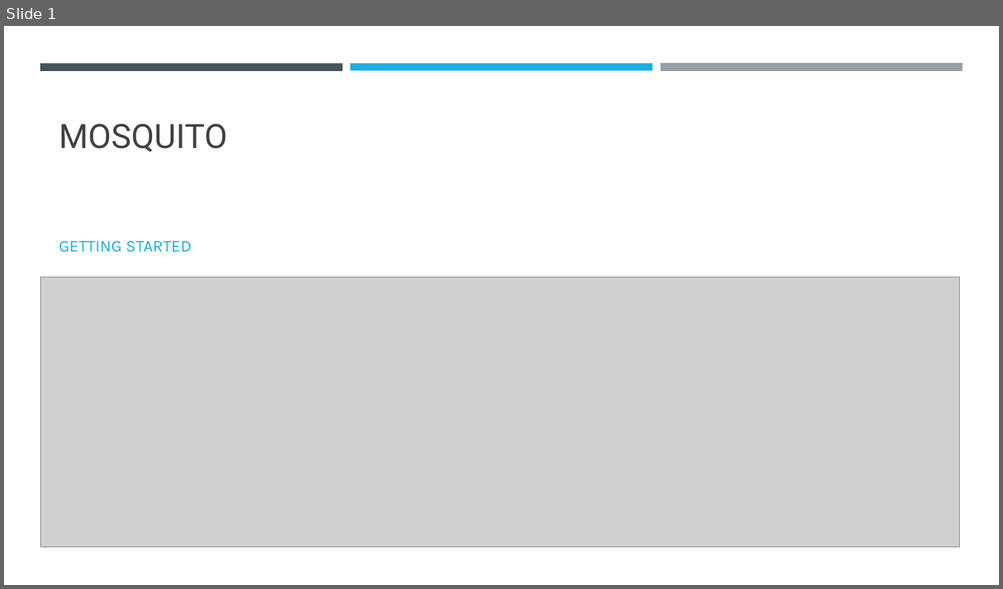
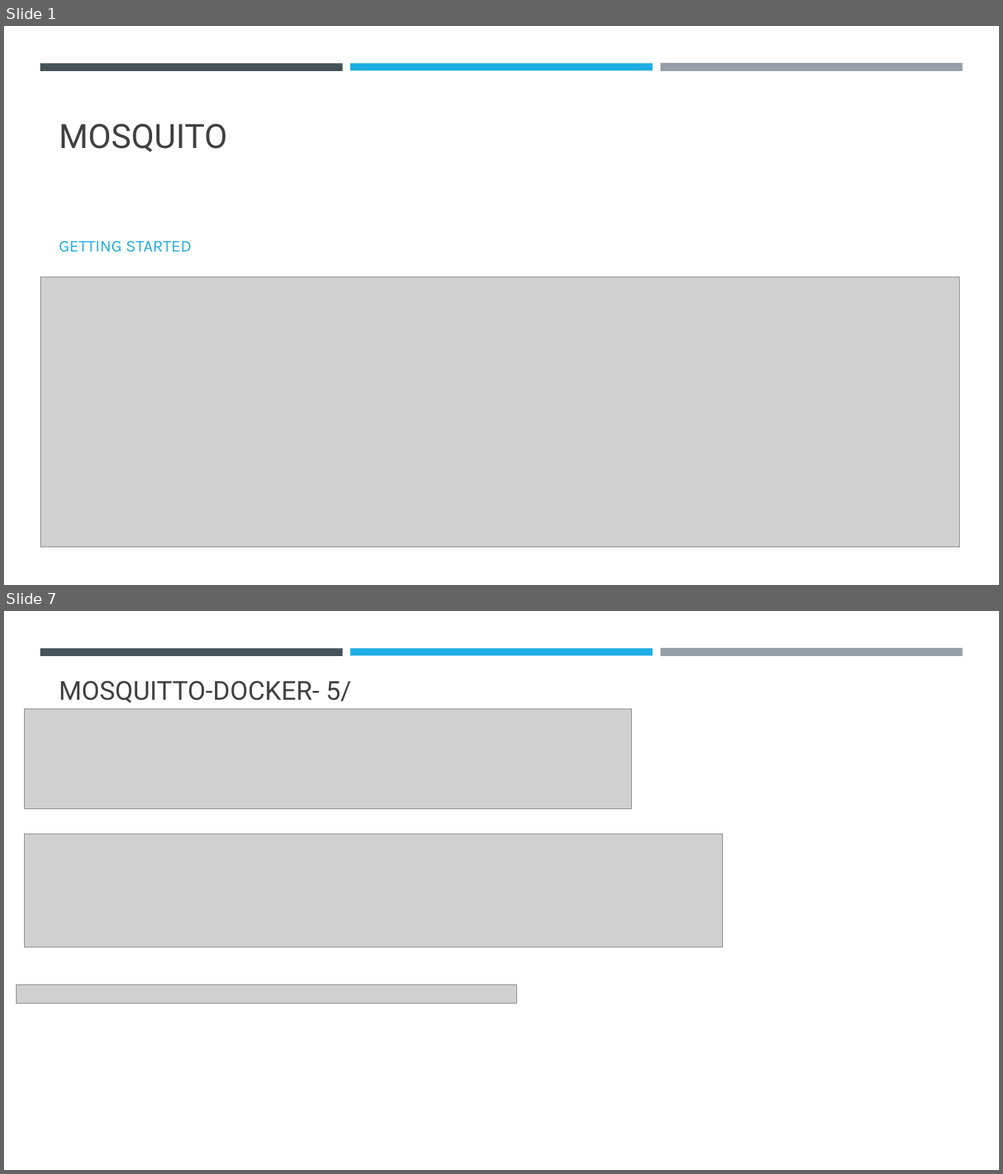
Before and after one commit to sansindia85/mosquitto, a slide deck: Presentation/Mosquitto.pptx. Shown one above the other, each under a label of ours: slide 1 before the commit, slides 1 and 7 after it; the slides between them are not shown. The pictures are 1003x589 and 1003x1174 pixels, drawn with LibreOffice and Linux fonts; fonts in the diff are those of the drawing; grey boxes stand for pictures. Boxes give left, top, right and bottom in pixels: in the first picture for what was removed or moved away, otherwise in the second. Text is boxed around its words. In the diff, an @@ line names an element or a change of style, - is before the commit and + after.

Commit message:
Mosquiito using Dockers

```diff
--- a/Presentation/Mosquitto.pptx
+++ b/Presentation/Mosquitto.pptx
@@ slide 7 added at [4, 611, 999, 1170], background #FFFFFF @@
@@ rectangle added at [40, 648, 343, 655], fill #465359 @@
@@ rectangle added at [350, 648, 652, 655], fill #1CADE4 @@
@@ rectangle added at [660, 648, 962, 657], fill #969FA7 @@
@@ title added at [59, 681, 351, 703], 25.2 pt, text #404040 @@
+MOSQUITTO-DOCKER- 5/
@@ picture added at [25, 709, 632, 809] @@
@@ picture added at [25, 834, 723, 948] @@
@@ picture added at [16, 985, 517, 1003] @@
```
Also in this commit, not shown: 1 slide changed, 4 other slides added.
